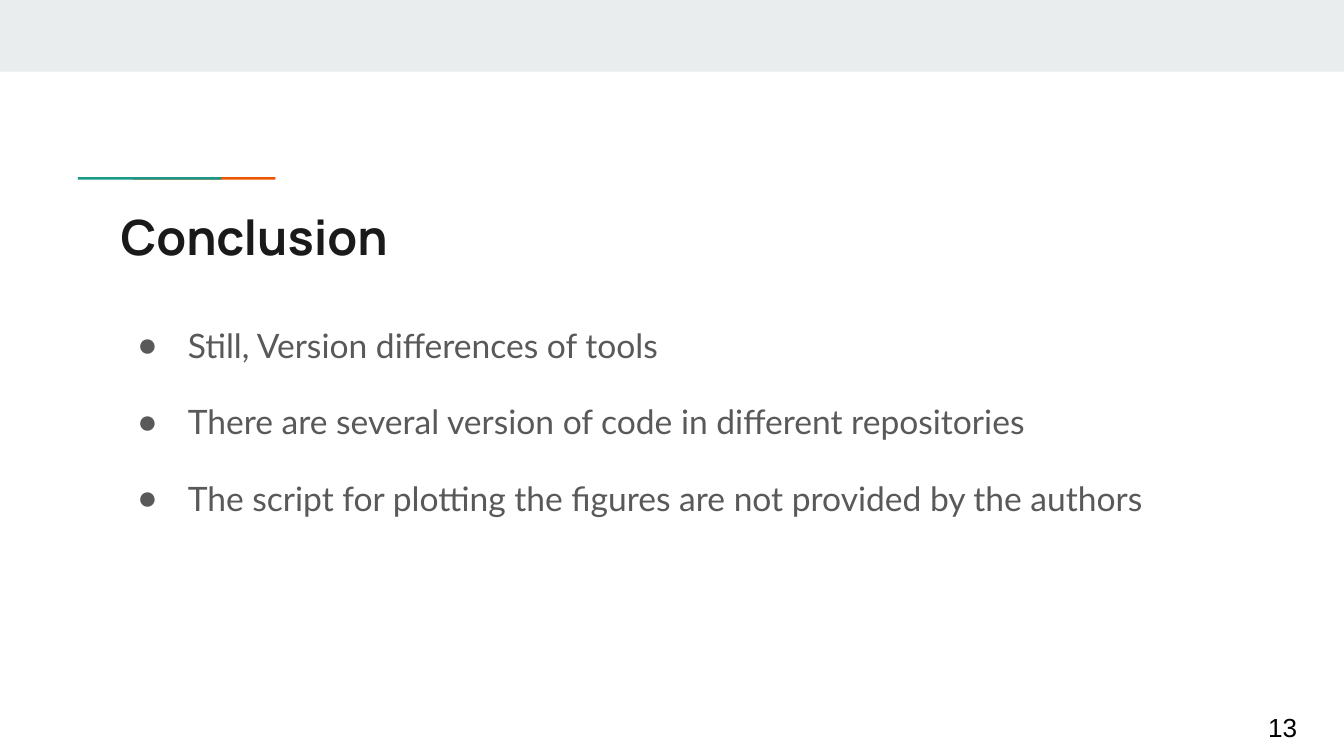
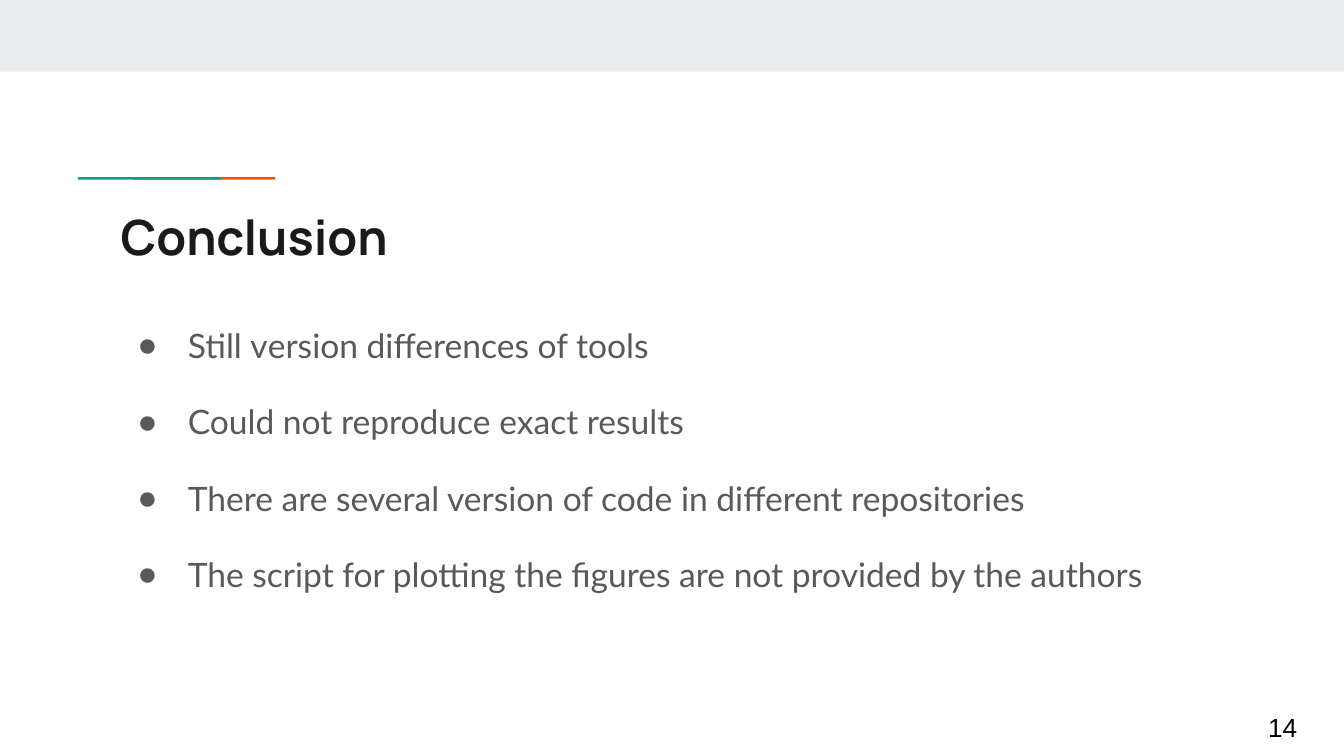
Before and after one commit to jodokae/cmput663-cpp-replic, a slide deck: slide 14 of presentation/Presentation-A2.pptx (slide 13 before the commit). Drawn at 1344x756 pixels with LibreOffice and Linux fonts; fonts in the diff are those of the drawing. Boxes give left, top, right and bottom in pixels: in the first picture for what was removed or moved away, otherwise in the second. Text is boxed around its words. In the diff, an @@ line names an element or a change of style, - is before the commit and + after.

Commit message:
updated presentation

```diff
--- a/presentation/Presentation-A2.pptx
+++ b/presentation/Presentation-A2.pptx
@@ text at [188,333,684,440]: text changed @@
-● Still, Version differences of tools
+● Still version differences of tools
+● Could not reproduce exact results
@@ page number at [1268,719,1297,737]: text changed @@
-13
+14
```
Also in this commit, not shown: 9 other slides changed, 1 slide added, 1 other file.
